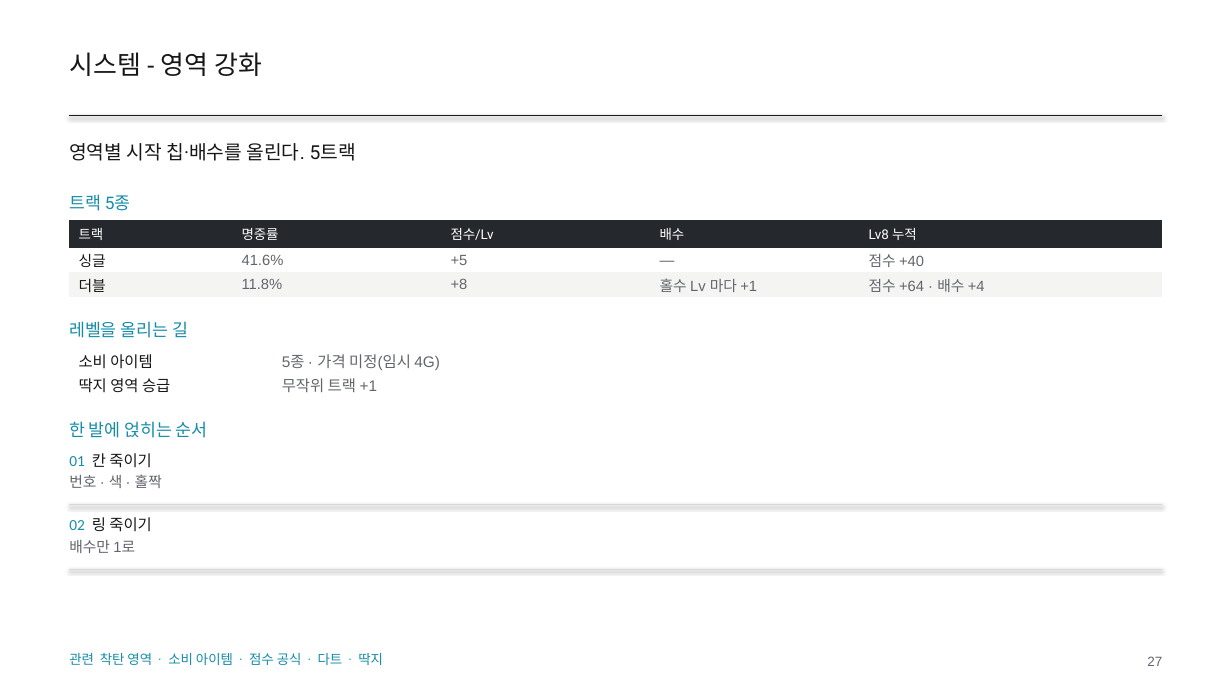
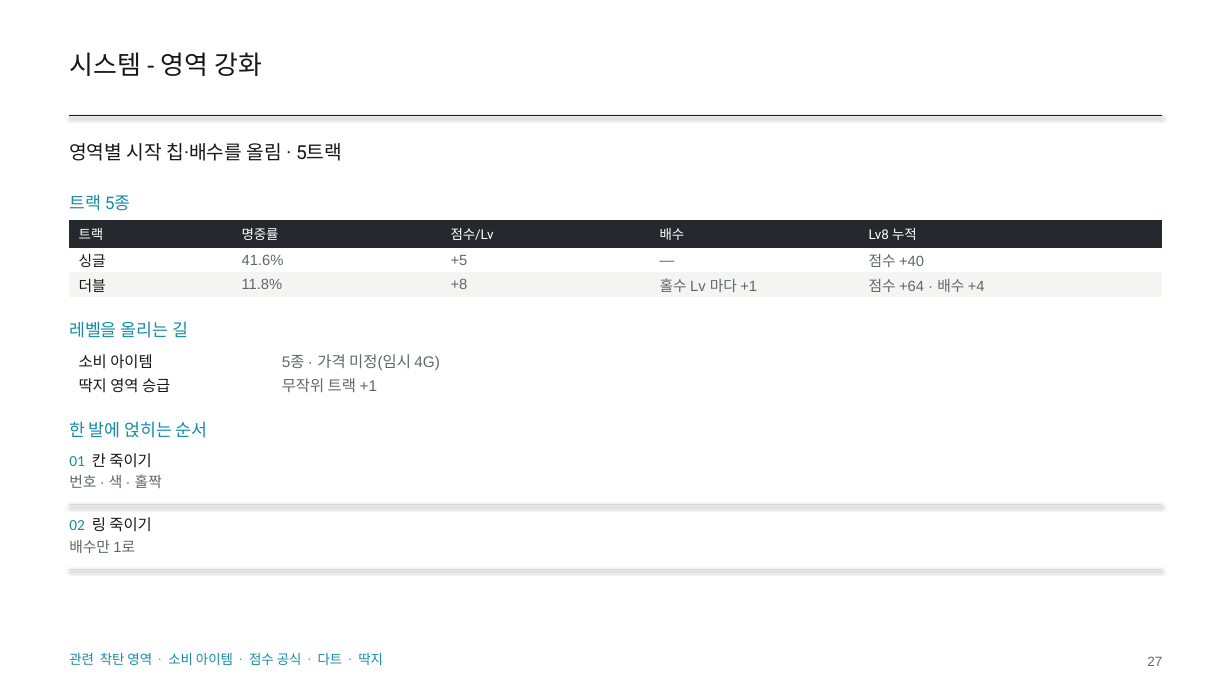
Before and after one commit to GGbong69/test-03, a slide deck: slide 27 of docs/HIGHTONE_기획서.pptx. Drawn at 1232x693 pixels with LibreOffice and Linux fonts; fonts in the diff are those of the drawing. Boxes give left, top, right and bottom in pixels: in the first picture for what was removed or moved away, otherwise in the second. Text is boxed around its words. In the diff, an @@ line names an element or a change of style, - is before the commit and + after.

```diff
--- a/docs/HIGHTONE_기획서.pptx
+++ b/docs/HIGHTONE_기획서.pptx
@@ text at [69,143,342,161]: text changed @@
-영역별 시작 칩·배수를 올린다. 5트랙
+영역별 시작 칩·배수를 올림 · 5트랙
```
Also in this commit, not shown: 16 other slides changed, 3 other files.
